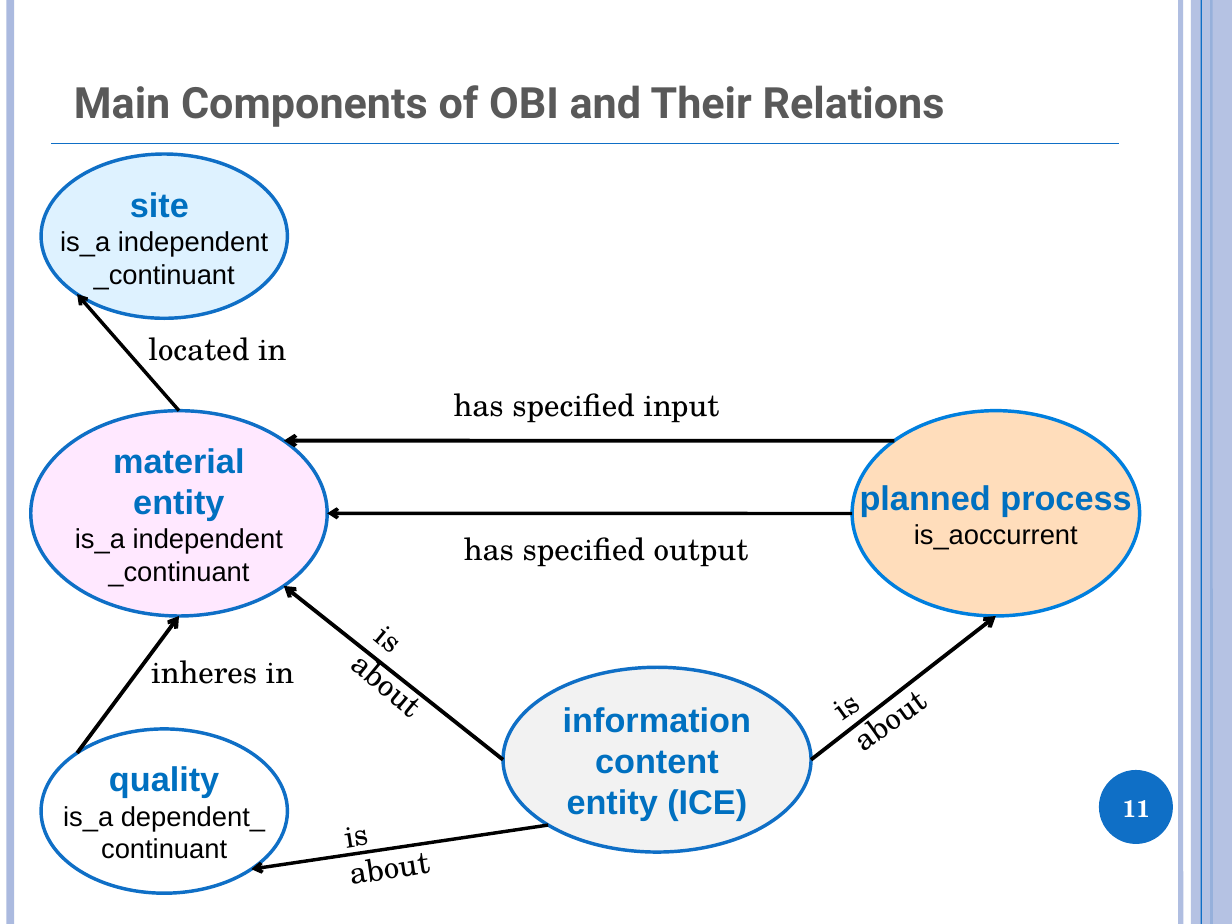
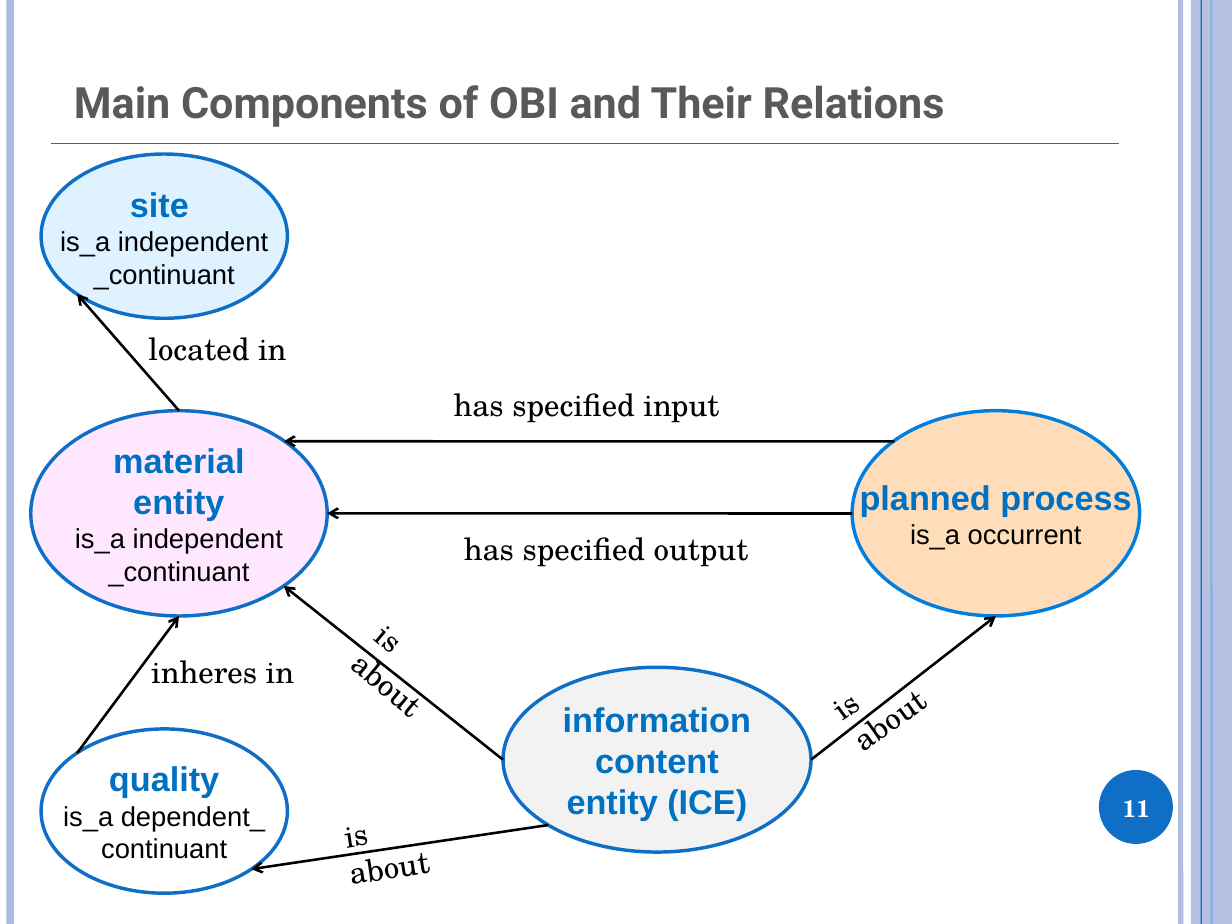
Before and after one commit to obi-ontology/obi-legacy-svn, a slide deck: slide 11 of trunk/docs/presentations/OBI tutorial July 2011 ICBO/EuPathDB.pptx. Drawn at 1232x924 pixels with LibreOffice and Linux fonts; fonts in the diff are those of the drawing. Boxes give left, top, right and bottom in pixels: in the first picture for what was removed or moved away, otherwise in the second. Text is boxed around its words. In the diff, an @@ line names an element or a change of style, - is before the commit and + after.

```diff
--- a/trunk/docs/presentations/OBI tutorial July 2011 ICBO/EuPathDB.pptx
+++ b/trunk/docs/presentations/OBI tutorial July 2011 ICBO/EuPathDB.pptx
@@ arrow (179, 410) - (78, 294): stroke #000000 2 pt to #000000 1.5 pt @@
@@ arrow (894, 441) - (283, 441): stroke #000000 2.25 pt to #000000 1.5 pt @@
@@ arrow (853, 514) - (328, 514): stroke #000000 2 pt to #000000 1.5 pt @@
@@ text in ellipse at bbox=[910, 524, 1082, 550]: spaces changed @@
-is_aoccurrent
+is_a occurrent
@@ arrow (503, 760) - (283, 586): stroke #000000 2.25 pt to #000000 1.5 pt @@
@@ arrow (78, 753) - (179, 616): stroke #000000 2.25 pt to #000000 1.5 pt @@
@@ arrow (811, 760) - (995, 616): stroke #000000 2.25 pt to #000000 1.5 pt @@
@@ arrow (548, 825) - (251, 869): stroke #000000 2 pt to #000000 1.5 pt @@
```
Also in this commit, not shown: 5 other slides changed.
